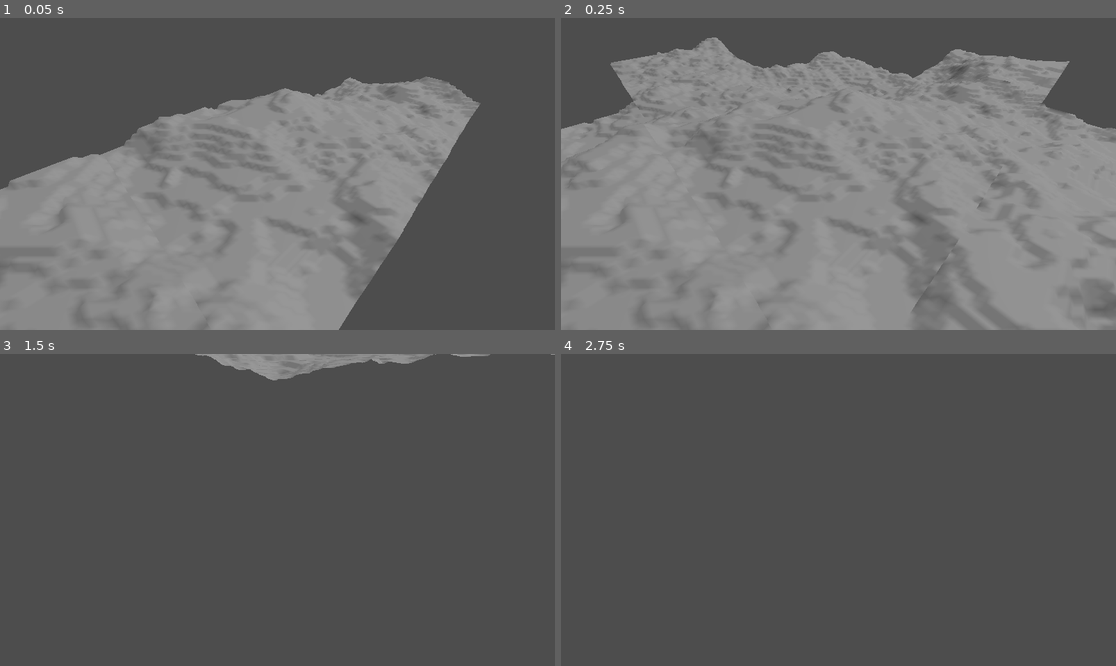
Above: before the commit, frames 1-4 (two rows, left to right).
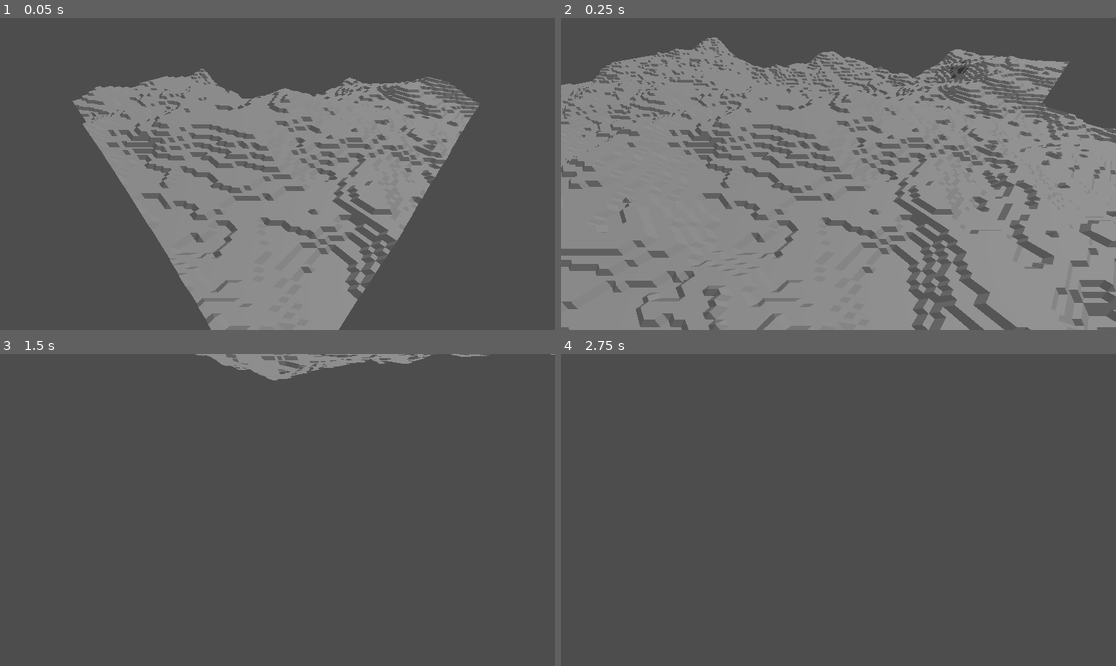
Above: after the commit, the same moments.

Repository: matupper/TerrainGen
Game: Godot game, scene res://terrain/demo/terrain_system.tscn
The game is run twice, just before and just after one commit, with the same random seed, the same clock (stepped at 60 frames per second) and the same inputs.
Inputs (mouse positions are in pixels of both pictures, inside the frame that each line leads up to):
- Up to frame 1 (0.05 s): no input
- Up to frame 2 (0.25 s): no input
- Up to frame 3 (1.5 s): tap Enter at 0.5 s; move the mouse to (305, 510) at 0.52 s; hold Shift (move_fast) 0.53-1.28 s; hold W (move_forward) from 0.53 s (still down); move the mouse to (249, 510) at 1.27 s; tap Shift (move_fast) at 1.35 s
- Up to frame 4 (2.75 s): keep holding W (move_forward); move the mouse to (849, 503) at 2.02 s; hold Shift (move_fast) from 2.03 s (still down)

The runs differ from the first frame. In frame 1, 24% of the frame differs, in the area x 0-87%, y 16-100%; in frame 2, 14%; in frame 3, 0.4%; in frame 4, nothing differs.

Commit message:
Add flat shading option for stylized terrain
TerrainChunk now supports flat-shaded mesh generation by emitting
per-triangle vertices with per-face normals. This enables a low-poly
stylized look (Think Valhiem) without changing height generation or streaming logic.

Diff:
--- a/terrain/demo/terrain_system.tscn
+++ b/terrain/demo/terrain_system.tscn
@@ -9,6 +9,7 @@
 height_scale = 10.0
 noise_frequency = 0.005
 octaves = 3
+flat_shading = true
 terracing_enabled = true
 terracing_step = 1.0
 metadata/_custom_type_script = "uid://b8v33xe8j28me"
@@ -17,7 +18,7 @@
 script = ExtResource("1_47k3h")
 settings = SubResource("Resource_f32kt")
 target = NodePath("Camera3D")
-radius = 2
+radius = 8
 
 [node name="DirectionalLight3D" type="DirectionalLight3D" parent="."]
 transform = Transform3D(-0.8660254, -0.43301278, 0.25, 0, 0.49999997, 0.86602545, -0.50000006, 0.75, -0.43301266, 0, 0, 0)
--- a/terrain/runtime/TerrainChunk.gd
+++ b/terrain/runtime/TerrainChunk.gd
@@ -11,31 +11,13 @@
 	_mesh_instance = MeshInstance3D.new()
 	add_child(_mesh_instance)
 
-func setup(p_settings: TerrainSettings, p_chunk_coord: Vector2i) -> void:
-	settings = p_settings
-	chunk_coord = p_chunk_coord
-
-func generate() -> void:
-	if settings == null:
-		push_error("TerrainChunk: settings not assigned. Call setup() first")
-		return
-
-	# Check for MeshInstance
-	if _mesh_instance == null:
-		_mesh_instance = MeshInstance3D.new()
-		add_child(_mesh_instance)
-
-	var hp := HeightProvider.new(settings)
-
-	var verts_per_side := settings.verts_per_side
-	var spacing := settings.vertexspacing
-	var chunk_world_size := float(verts_per_side - 1) * spacing
-
-	# Chunk origin in world space
-	var origin_x := float(chunk_coord.x) * chunk_world_size
-	var origin_z := float(chunk_coord.y) * chunk_world_size
-
-	# Arrays we will fill
+func _build_smooth_mesh(
+	hp: HeightProvider,
+	origin_x: float,
+	origin_z: float,
+	verts_per_side: int,
+	spacing: float
+) -> ArrayMesh:
 	var vertices := PackedVector3Array()
 	var normals := PackedVector3Array()
 	var uvs := PackedVector2Array()
@@ -91,6 +73,7 @@
 		var v1 := vertices[i1]
 		var v2 := vertices[i2]
 
+		# Cross so normals are up
 		var face_normal := (v2 - v0).cross(v1 - v0)
 
 		normals[i0] += face_normal
@@ -111,8 +94,124 @@
 
 	var mesh := ArrayMesh.new()
 	mesh.add_surface_from_arrays(Mesh.PRIMITIVE_TRIANGLES, arrays)
+	return mesh
+
+func _build_flat_mesh(
+	hp: HeightProvider,
+	origin_x: float,
+	origin_z: float,
+	verts_per_side: int,
+	spacing: float
+) -> ArrayMesh:
+	var vertices := PackedVector3Array()
+	var normals := PackedVector3Array()
+	var uvs := PackedVector2Array()
+
+	# Push 6 vertices per quad (2 Tris)
+	# This avoids indices and guarantees flat shading
+	for z in range(verts_per_side - 1):
+		for x in range(verts_per_side - 1):
+			#Local corners (x,z) in chunk space
+			var lx0 := float(x) * spacing
+			var lz0 := float(z) * spacing
+			var lx1 := float(x + 1) * spacing
+			var lz1 := float(z + 1) * spacing
+
+			# World corners for sampling
+			var wx0 := origin_x + lx0
+			var wz0 := origin_z + lz0
+			var wx1 := origin_x + lx1
+			var wz1 := origin_z + lz1
+
+			# Heights (sample in world space)
+			var ya := hp.get_height(wx0, wz0)
+			var yb := hp.get_height(wx1, wz0)
+			var yc := hp.get_height(wx0, wz1)
+			var yd := hp.get_height(wx1, wz1)
+
+			# Local positions
+			var a := Vector3(lx0, ya, lz0)
+			var b := Vector3(lx1, yb, lz0)
+			var c := Vector3(lx0, yc, lz1)
+			var d := Vector3(lx1, yd, lz1)
+
+			# UVs (simple 0..1 across hunk is good enough for now)
+			var u0 := float(x) / float(verts_per_side - 1)
+			var v0 := float(z) / float(verts_per_side - 1)
+			var u1 := float(x + 1) / float(verts_per_side - 1)
+			var v1 := float(z + 1) / float(verts_per_side - 1)
+
+			var uv_a := Vector2(u0, v0)
+			var uv_b := Vector2(u1, v0)
+			var uv_c := Vector2(u0, v1)
+			var uv_d := Vector2(u1, v1)
+
+			# Triangle 1: a, b, c
+			var n1 := (c - a).cross(b - a). normalized()
+			vertices.append(a)
+			vertices.append(b)
+			vertices.append(c)
+			normals.append(n1)
+			normals.append(n1)
+			normals.append(n1)
+			uvs.append(uv_a)
+			uvs.append(uv_b)
+			uvs.append(uv_c)
+
+			# Triangle 2: b, d, c
+			var n2 := (c - b).cross(d - b).normalized()
+			vertices.append(b)
+			vertices.append(d)
+			vertices.append(c)
+			normals.append(n2)
+			normals.append(n2)
+			normals.append(n2)
+			uvs.append(uv_b)
+			uvs.append(uv_d)
+			uvs.append(uv_c)
+
+	# Build ArrayMesh
+	var arrays := []
+	arrays.resize(Mesh.ARRAY_MAX)
+	arrays[Mesh.ARRAY_VERTEX] = vertices
+	arrays[Mesh.ARRAY_NORMAL] = normals
+	arrays[Mesh.ARRAY_TEX_UV] = uvs
+
+	var mesh := ArrayMesh.new()
+	mesh.add_surface_from_arrays(Mesh.PRIMITIVE_TRIANGLES, arrays)
+	return mesh
+
+func setup(p_settings: TerrainSettings, p_chunk_coord: Vector2i) -> void:
+	settings = p_settings
+	chunk_coord = p_chunk_coord
+
+func generate() -> void:
+	if settings == null:
+		push_error("TerrainChunk: settings not assigned. Call setup() first")
+		return
+
+	# Check for MeshInstance
+	if _mesh_instance == null:
+		_mesh_instance = MeshInstance3D.new()
+		add_child(_mesh_instance)
+
+	var hp := HeightProvider.new(settings)
+
+	var verts_per_side := settings.verts_per_side
+	var spacing := settings.vertexspacing
+	var chunk_world_size := float(verts_per_side - 1) * spacing
+
+	# Chunk origin in world space
+	var origin_x := float(chunk_coord.x) * chunk_world_size
+	var origin_z := float(chunk_coord.y) * chunk_world_size
+
+	# Build Mesh
+	var mesh: ArrayMesh
+	if settings.flat_shading:
+		mesh = _build_flat_mesh(hp, origin_x, origin_z, verts_per_side, spacing)
+	else:
+		mesh = _build_smooth_mesh(hp, origin_x, origin_z, verts_per_side, spacing)
 
 	_mesh_instance.mesh = mesh
-
-	# Position the hunk node in world space
+	# Position the chunk node in world space
 	position = Vector3(origin_x, 0.0, origin_z)
